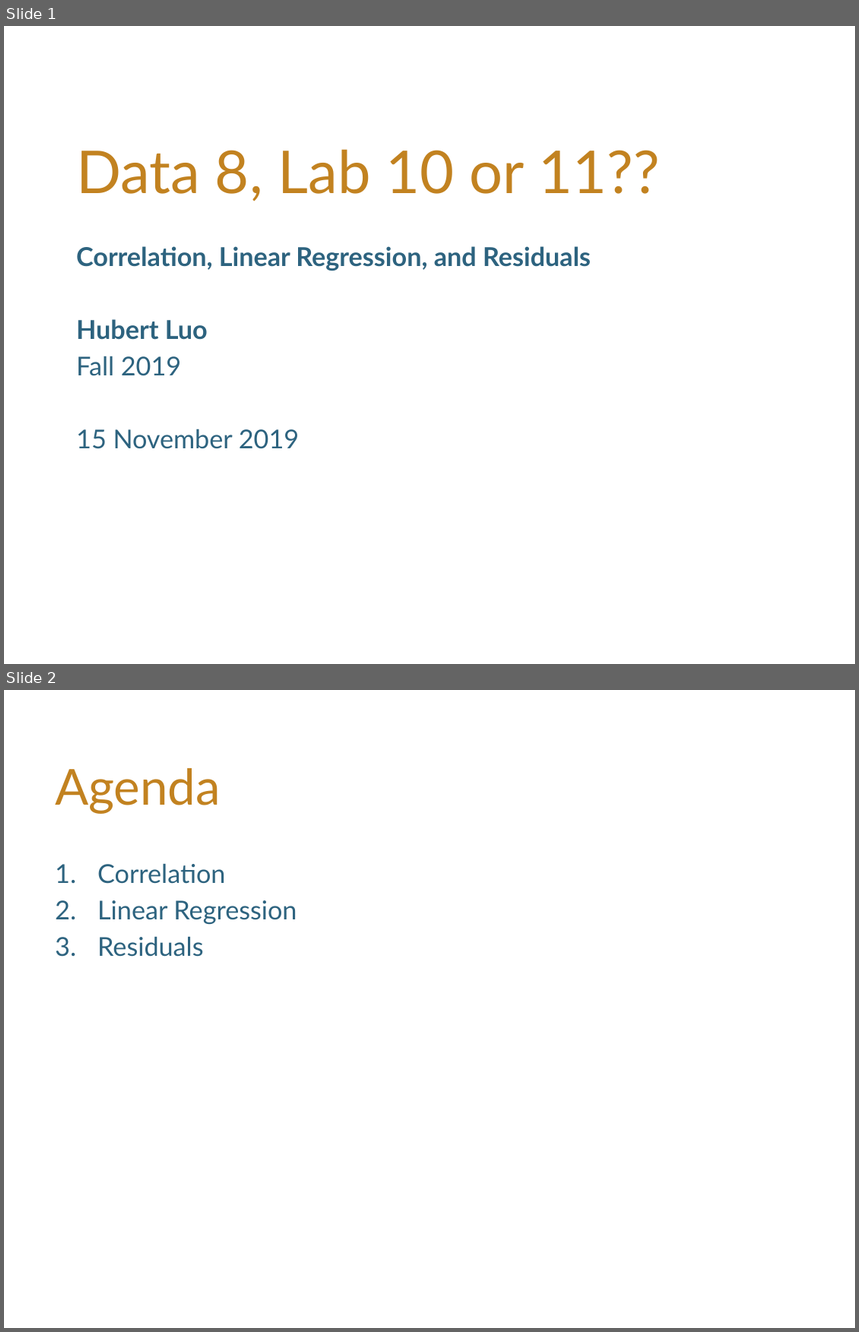
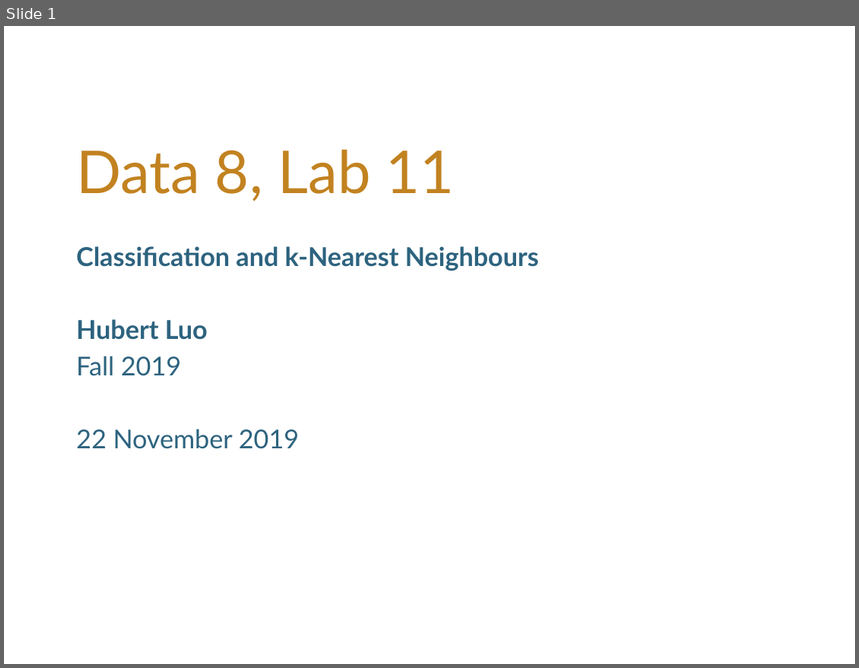
Before and after one commit to hLuo27/teaching, a slide deck: data8/slides/lab11.pptx. Shown one above the other, each under a label of ours: slides 1 and 2 before the commit, slide 1 after it. The pictures are 859x1332 and 859x668 pixels, drawn with LibreOffice and Linux fonts; fonts in the diff are those of the drawing; background and template pictures are left out. Boxes give left, top, right and bottom in pixels: in the first picture for what was removed or moved away, otherwise in the second. Text is boxed around its words. In the diff, an @@ line names an element or a change of style, - is before the commit and + after.

```diff
--- a/data8/slides/lab11.pptx
+++ b/data8/slides/lab11.pptx
@@ slide 2 removed at <box>4,690,855,1328</box>, background #FFFFFF @@
@@ title removed at <box>55,768,221,814</box> @@
-Agenda
@@ text removed at <box>97,863,297,957</box> @@
-1. Correlation
-2. Linear Regression
-3. Residuals
@@ slide 1 changed as well @@
@@ title at <box>76,149,455,202</box>: text changed @@
-Data 8, Lab 10 or 11??
+Data 8, Lab 11
@@ subtitle at <box>76,246,539,271</box>: text changed @@
-Correlation, Linear Regression, and Residuals
+Classification and k-Nearest Neighbours
@@ subtitle at <box>76,429,299,449</box>: text changed @@
-15 November 2019
+22 November 2019
```
Also in this commit, not shown: 6 slides added, 3 other slides removed, 1 other file.
